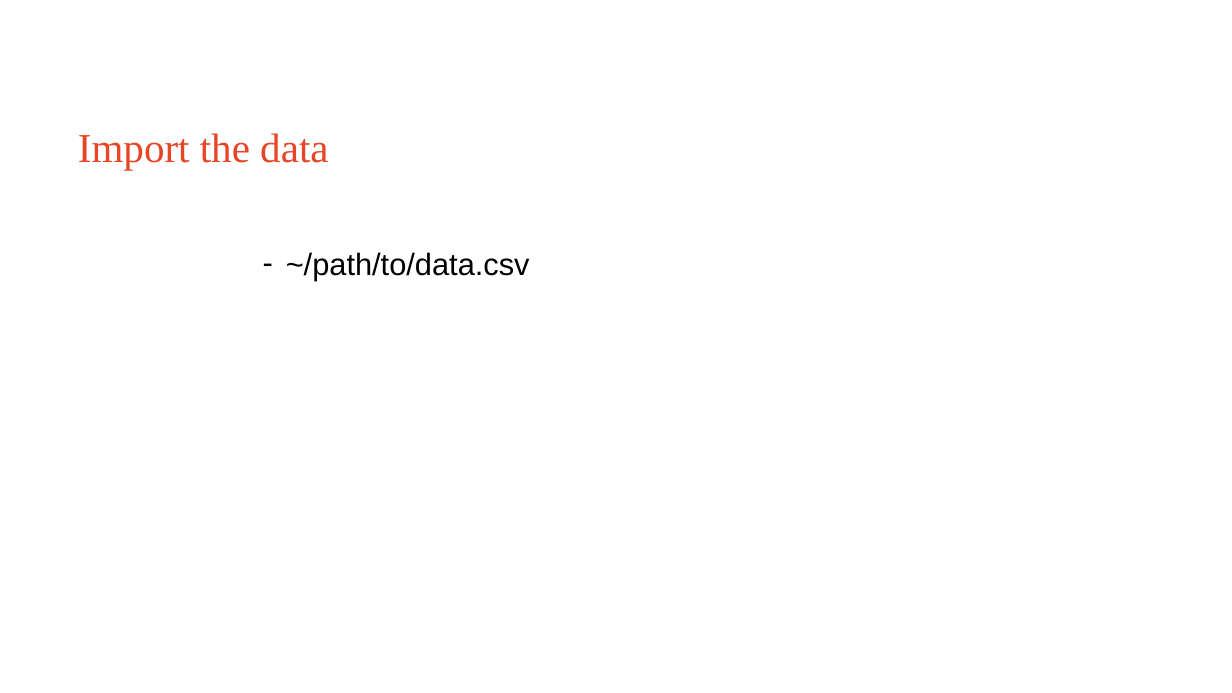
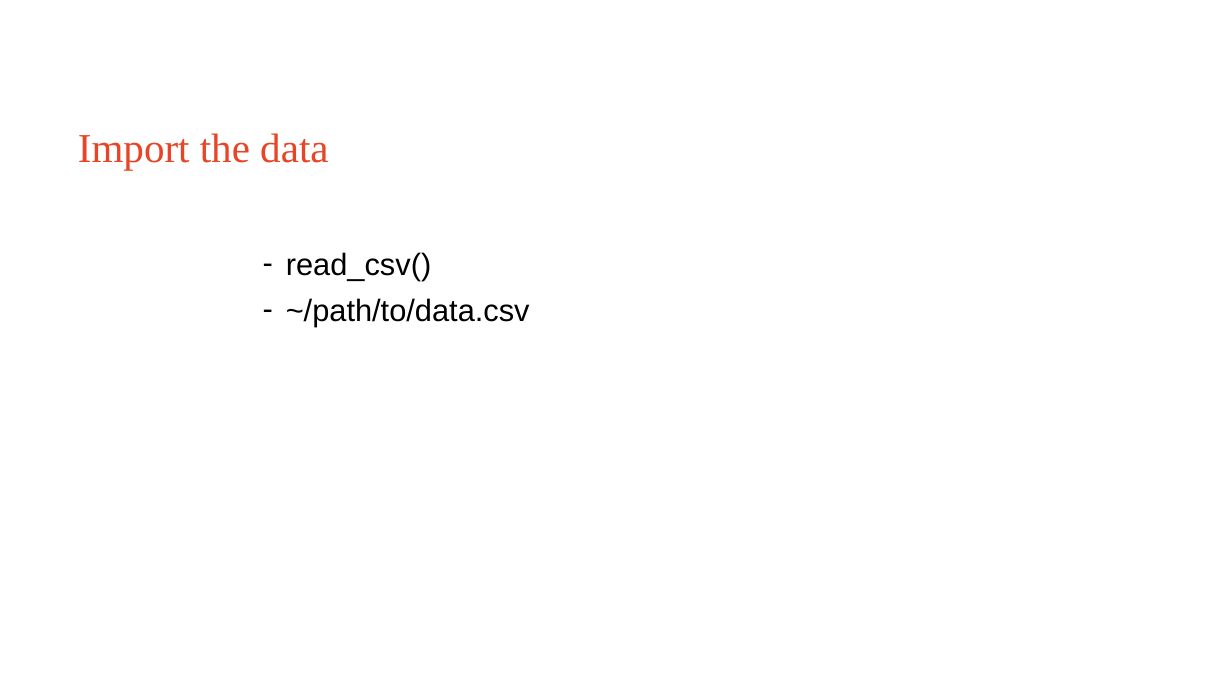
Before and after one commit to Sydney-Informatics-Hub/EDAinR, a slide deck: slide 9 of eda_r.pptx (slide 7 before the commit). Drawn at 1232x693 pixels with LibreOffice and Linux fonts; fonts in the diff are those of the drawing. Boxes give left, top, right and bottom in pixels: in the first picture for what was removed or moved away, otherwise in the second. Text is boxed around its words. In the diff, an @@ line names an element or a change of style, - is before the commit and + after.

Commit message:
Explains import viewing and selecting data
Slides updated to show process

Moved plotting to after viewing but before selecting .

Updated some live_code ref

Adds head to renv

```diff
--- a/eda_r.pptx
+++ b/eda_r.pptx
@@ text at bbox=[286, 252, 431, 280]: paragraph added @@
+– read_csv()
```
Also in this commit, not shown: 5 other slides changed, 9 slides added, 1 slide removed, 4 other files.
